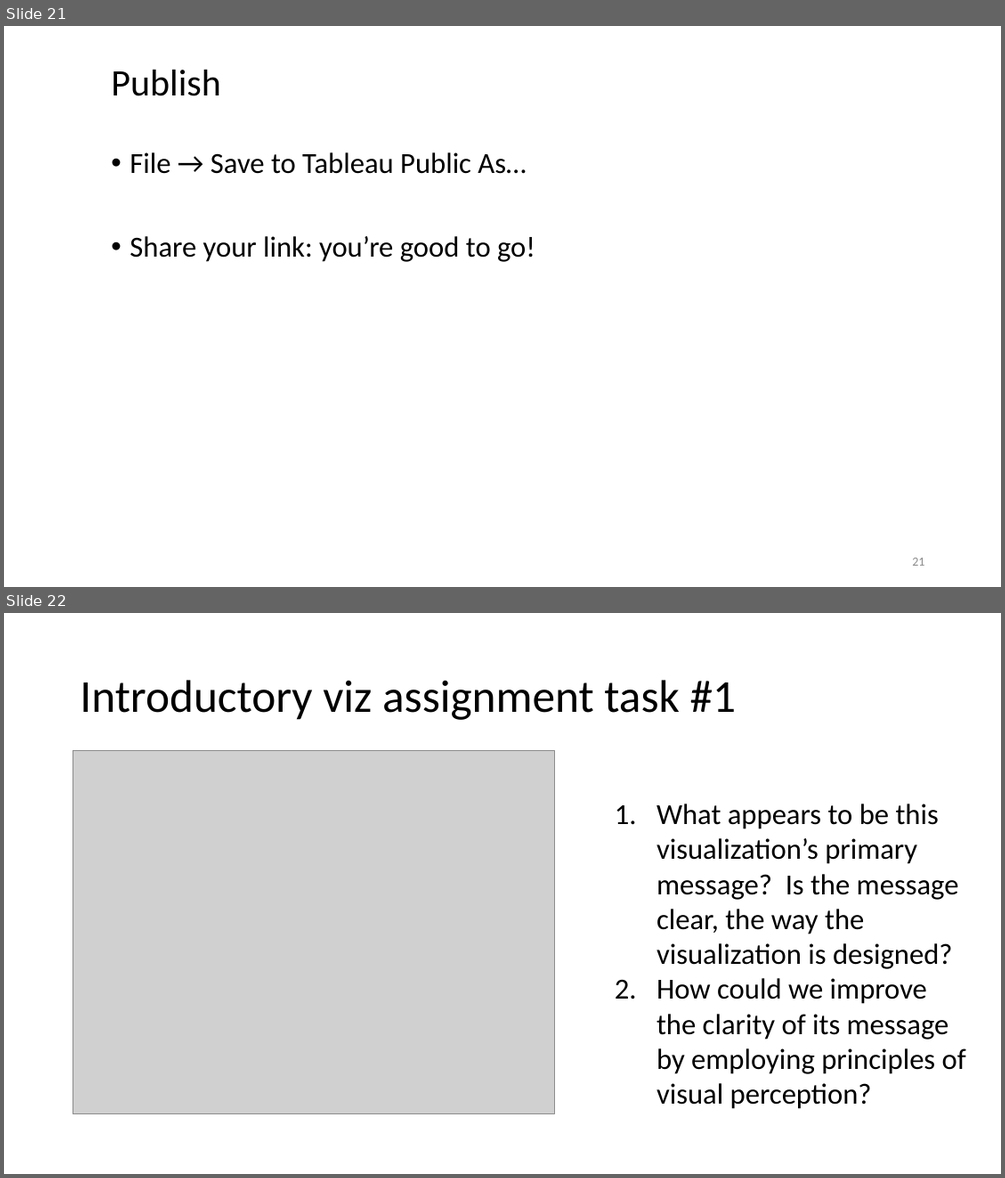
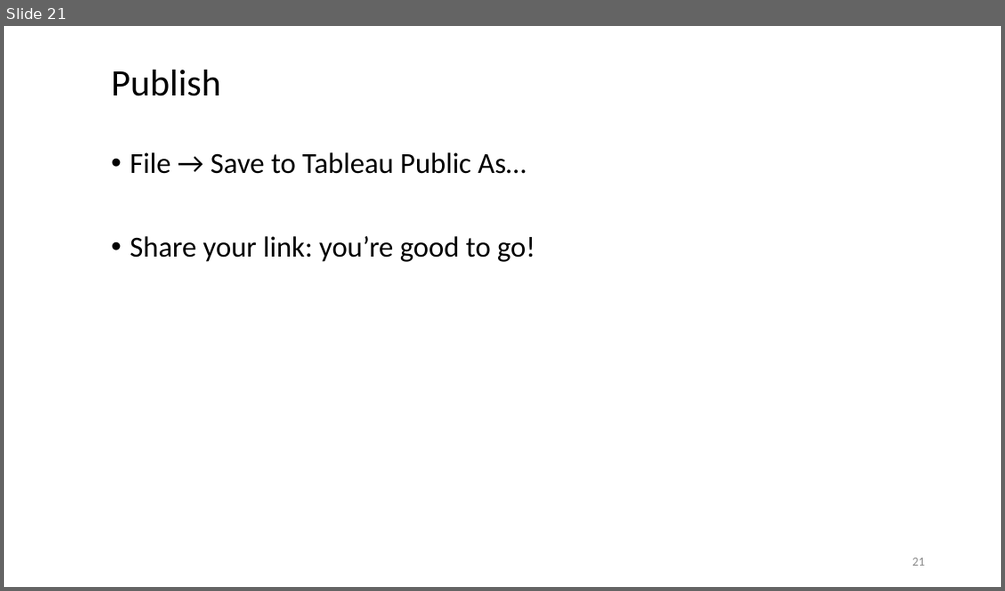
Before and after one commit to WSU-DataScience/SDSS19-dataviz-workshop, a slide deck: slides/Implementation in Tableau.pptx. Shown one above the other, each under a label of ours: slides 21 and 22 before the commit, slide 21 after it. The pictures are 1005x1178 and 1005x591 pixels, drawn with LibreOffice and Linux fonts; fonts in the diff are those of the drawing; grey boxes stand for pictures. Boxes give left, top, right and bottom in pixels: in the first picture for what was removed or moved away, otherwise in the second. Text is boxed around its words. In the diff, an @@ line names an element or a change of style, - is before the commit and + after.

```diff
--- a/slides/Implementation in Tableau.pptx
+++ b/slides/Implementation in Tableau.pptx
@@ slide 22 removed at bbox=[4, 613, 1001, 1174], background #FFFFFF @@
@@ title removed at bbox=[80, 680, 736, 720] @@
-Introductory viz assignment task #1
@@ picture removed at bbox=[73, 751, 554, 1114] @@
@@ text removed at bbox=[656, 803, 966, 1109] @@
-1. What appears to be this visualization’s primary message? Is the message clear, the way the visualization is designed?
-2. How could we improve the clarity of its message by employing principles of visual perception?
```
Also in this commit, not shown: 6 other slides removed, 5 other files.
